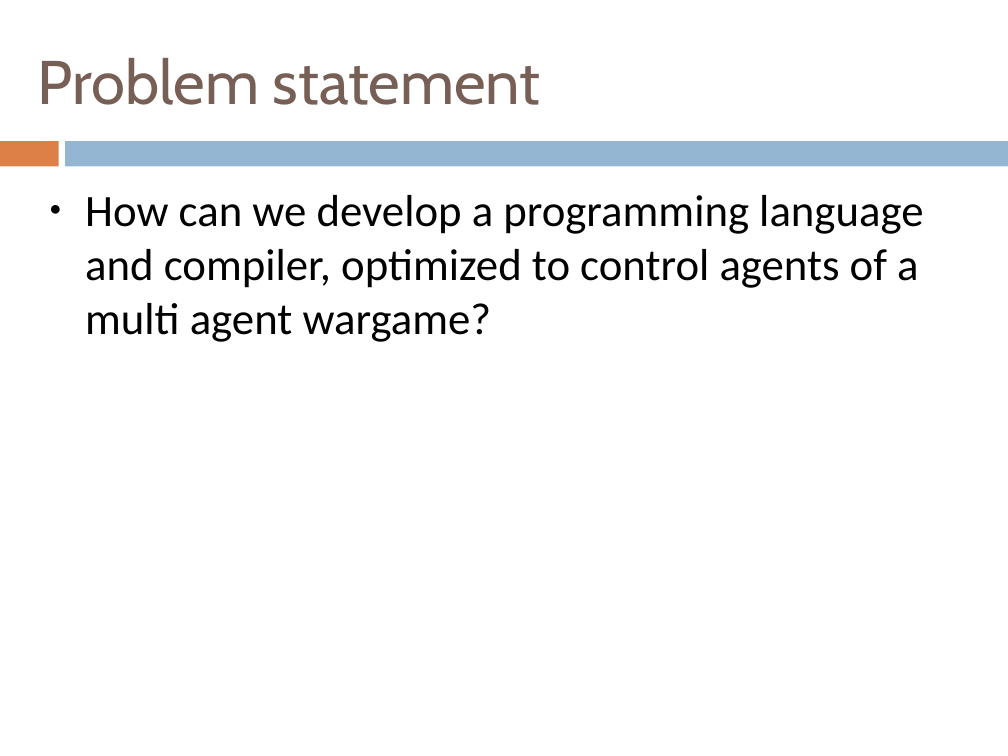
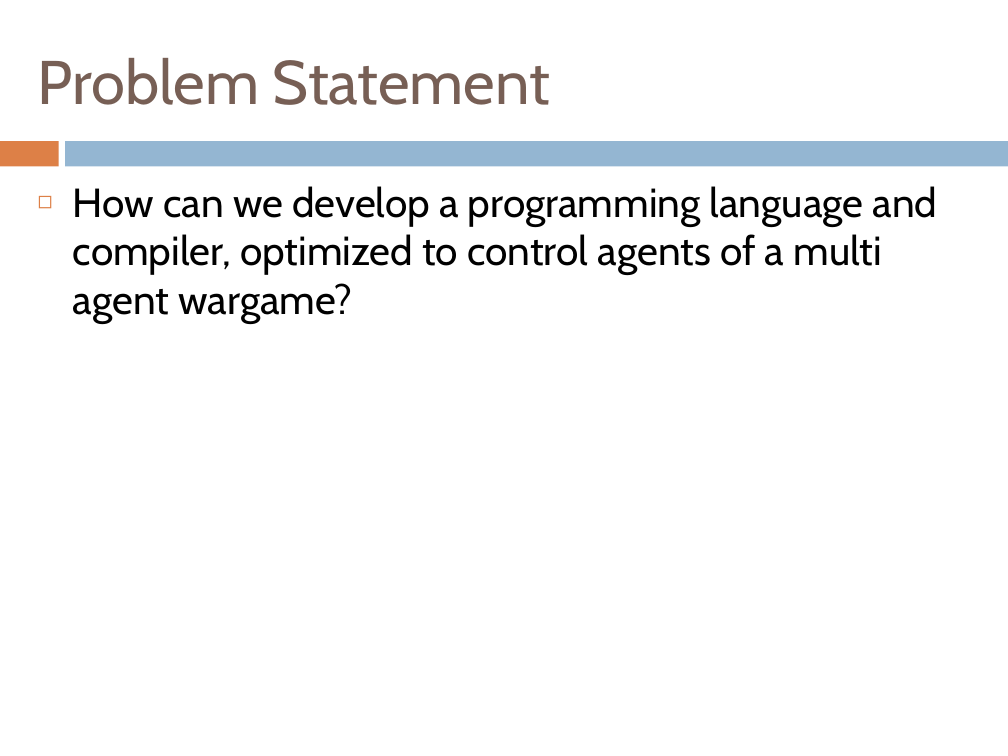
Before and after one commit to henrikklarup/sw402a, a slide deck: slide 3 of Project/præsentation/lasse.pptx. Drawn at 1008x756 pixels with LibreOffice and Linux fonts; fonts in the diff are those of the drawing. Boxes give left, top, right and bottom in pixels: in the first picture for what was removed or moved away, otherwise in the second. Text is boxed around its words. In the diff, an @@ line names an element or a change of style, - is before the commit and + after.

```diff
--- a/Project/præsentation/lasse.pptx
+++ b/Project/præsentation/lasse.pptx
@@ title at (38,58,550,105): text changed @@
-Problem statement
+Problem Statement
@@ text "How can we develop a ..." at (73,186,938,324): size 32 to 29 pt, font Calibri to Cabin; bullet ● to ◻; less space between paragraphs @@
```
Also in this commit, not shown: 22 other slides changed.
